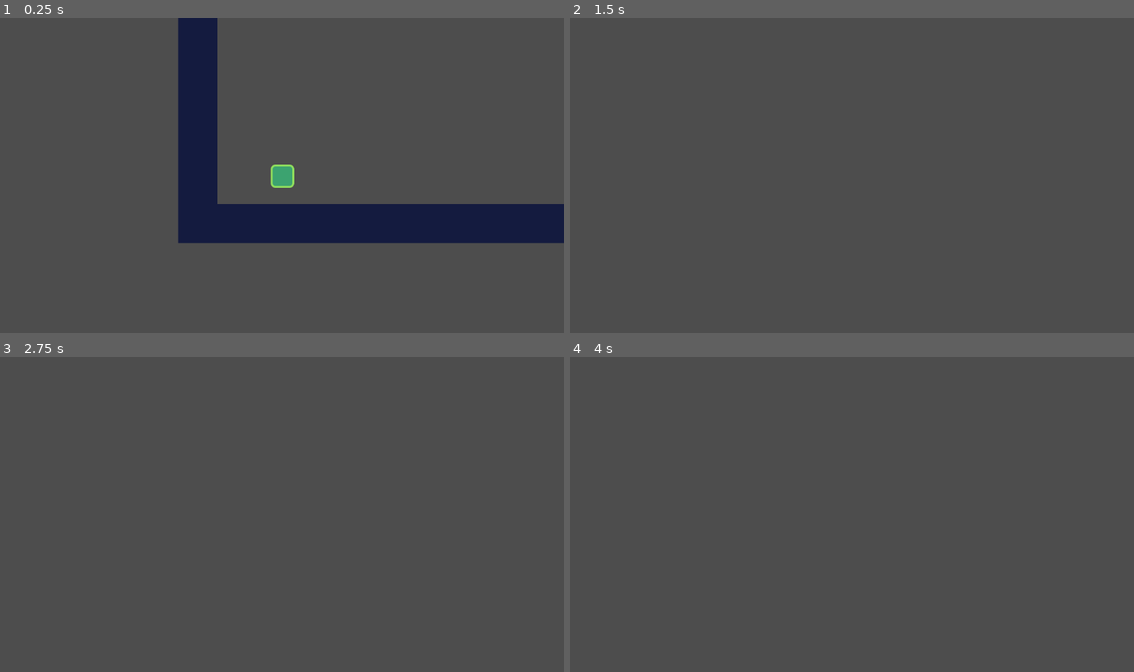
Above: before the commit, frames 1-4 (two rows, left to right).
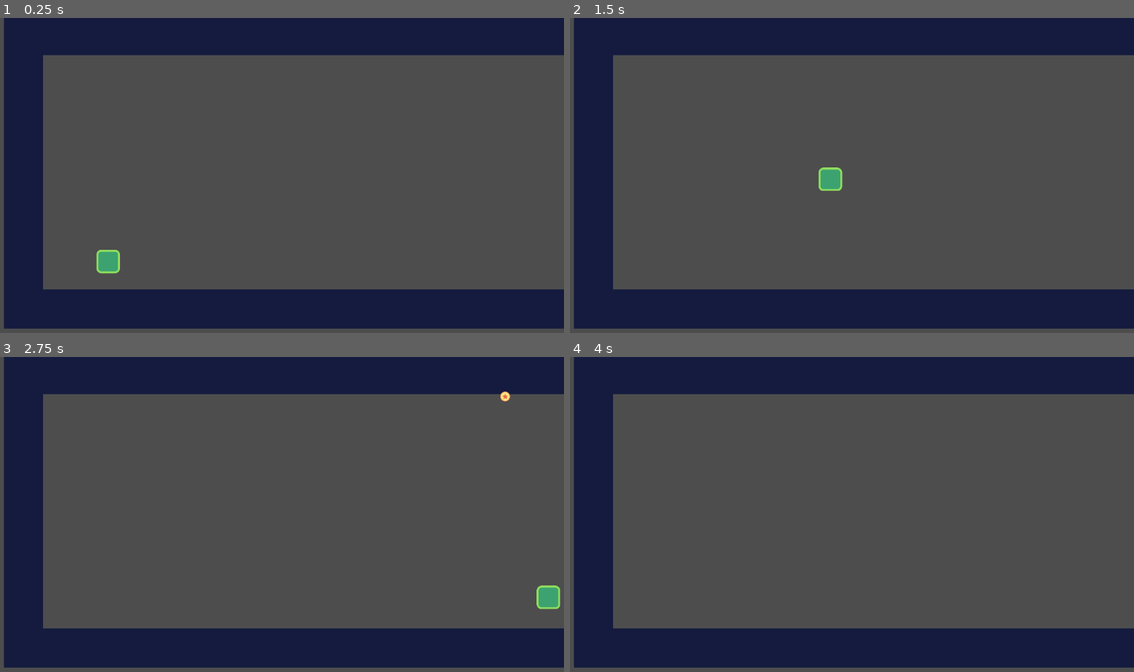
Above: after the commit, the same moments.

Repository: philippeVoNam/so-you-think-you-scale
Game: Godot game, scene res://src/scenes/level.tscn
Same seed, same stepped clock (60 frames per second), same inputs: the game is played once before the commit and once after it.
Inputs:
- Up to frame 1 (0.25 s): no input
- Up to frame 2 (1.5 s): tap Enter (ui_accept) at 0.5, 0.77 s; hold C (hook, bound only after the commit) 0.53-1.28 s; hold Right (ui_right) from 0.53 s (still down); tap C (hook, bound only after the commit) at 1.35 s
- Up to frame 3 (2.75 s): tap Enter (ui_accept) at 1.52 s; release Right (ui_right) at 2.03 s; hold Left (ui_left) from 2.03 s (still down); hold C (hook, bound only after the commit) from 2.03 s (still down)
- Up to frame 4 (4 s): release Left (ui_left) at 2.78 s; release C (hook, bound only after the commit) at 2.78 s; hold Right (ui_right) from 2.78 s (still down); tap C (hook, bound only after the commit) at 2.85 s; tap Enter (ui_accept) at 3.02, 3.77 s; hold C (hook, bound only after the commit) from 3.53 s (still down)

The runs differ from the first frame. In frame 1, 41% of the frame differs, in the area x 0-100%, y 0-99%; in frame 2, 30%; in frame 3, 30%; in frame 4, 29%.

Commit message:
first draft hook

Diff:
--- a/project.godot
+++ b/project.godot
@@ -14,3 +14,11 @@
 run/main_scene="res://src/scenes/level.tscn"
 config/features=PackedStringArray("4.1", "Forward Plus")
 config/icon="res://icon.svg"
+
+[input]
+
+hook={
+"deadzone": 0.5,
+"events": [Object(InputEventKey,"resource_local_to_scene":false,"resource_name":"","device":0,"window_id":0,"alt_pressed":false,"shift_pressed":false,"ctrl_pressed":false,"meta_pressed":false,"pressed":false,"keycode":0,"physical_keycode":67,"key_label":0,"unicode":0,"echo":false,"script":null)
+]
+}
--- a/src/scenes/level.tscn
+++ b/src/scenes/level.tscn
@@ -12,3 +12,6 @@
 
 [node name="player" parent="." instance=ExtResource("2_dy52n")]
 position = Vector2(133, 470)
+
+[node name="Camera2D" type="Camera2D" parent="."]
+position = Vector2(488, 328)
--- a/src/scenes/player.tscn
+++ b/src/scenes/player.tscn
@@ -16,6 +16,3 @@
 [node name="CollisionShape2D" type="CollisionShape2D" parent="."]
 position = Vector2(0, 4)
 shape = SubResource("RectangleShape2D_uidrg")
-
-[node name="Camera2D" type="Camera2D" parent="."]
-position = Vector2(-2, 0)
--- a/src/scripts/player.gd
+++ b/src/scripts/player.gd
@@ -7,13 +7,15 @@
 var hook = null
 
 const SPEED = 300.0
-const JUMP_VELOCITY = -500.0
+const JUMP_VELOCITY = -600.0
 
 const DAMPING = 0.995
 
 var angularAcceleration = 0
 var angularVelocity = 0
 var angle = 0
+
+var firstFlag = true
 
 # Get the gravity from the project settings to be synced with RigidBody nodes.
 var gravity = ProjectSettings.get_setting("physics/2d/default_gravity")
@@ -41,34 +43,46 @@
 
 		STATES.HOOKED:
 			self.swing(delta)
+			move_and_slide()
 
 func _input(event):
-	if event is InputEventKey:
-		if Input.is_key_pressed(KEY_C):
-			if self.hook:
-				self.hook.queue_free()
+	pass
 
+func swing(delta):
+	var r = self.hook.position - self.position
+	var rLength = int(round(r.length()))
+
+	self.angularAcceleration = (-1 * gravity * delta * sin(self.angle)) / rLength
+	self.angularVelocity += self.angularAcceleration
+	self.angularVelocity *= DAMPING
+	self.angle += self.angularVelocity
+
+	self.position = self.hook.position + Vector2(rLength * sin(self.angle), rLength * cos(self.angle))
+
+func _process(delta):
+	if Input.is_action_pressed("hook"):
+		if not self.hook:
 			self.hook = hookScene.instantiate()
 			self.hook.position = self.position
 			var levelNode = get_tree().get_root().get_node("level")
 			levelNode.add_child(self.hook)
 
-func swing(delta):
-	var r = self.hook.position - self.position
-	self.angle = atan2(r.y, r.x)
+		else:
+			if self.hook.hooked:
+				self.state = STATES.HOOKED
+				self.set_initial_angle()
 
-	self.angularAcceleration = (-1 * gravity * delta * sin(self.angle)) / r.length()
-	self.angularVelocity += self.angularAcceleration
-	self.angularVelocity *= DAMPING
-	self.angle += self.angularVelocity
-
-	self.position = self.hook.position + Vector2(r.length() * sin(self.angle), r.length() * cos(self.angle))
-
-func _process(delta):
-	if self.hook:
-		if self.hook.hooked:
-			self.state = STATES.HOOKED
+	elif Input.is_action_just_released("hook"):
+		self.hook.queue_free()
+		self.state = STATES.UNHOOKED
 
 func _draw():
 	if self.hook:
 		draw_line(self.hook.position, self.position, Color.WHITE, 3.0)
+
+func set_initial_angle():
+	if firstFlag:
+		# set initial angle
+		var r = self.hook.position - self.position
+		self.angle = atan2(r.y, r.x)
+		firstFlag = false
